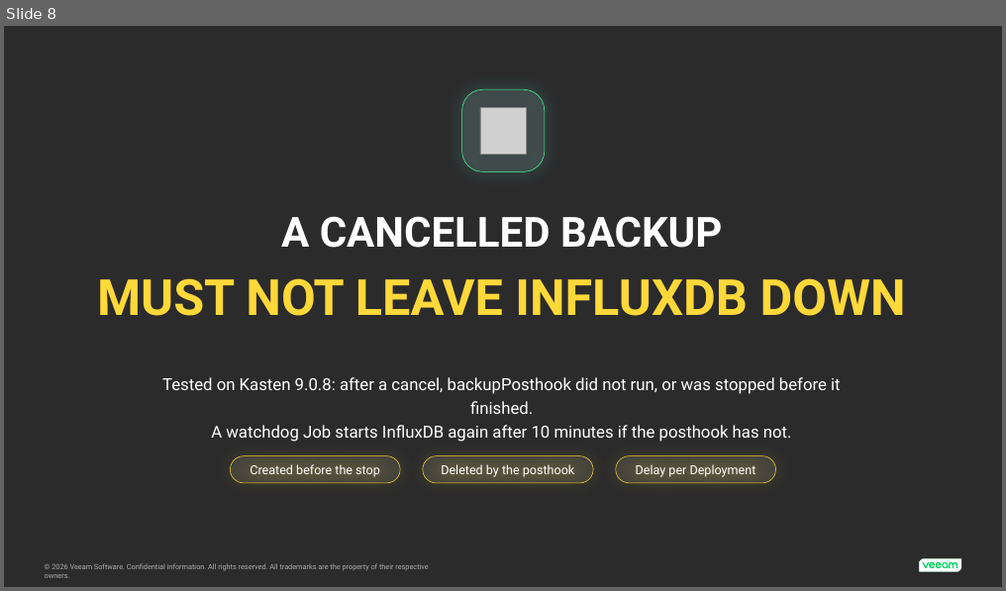
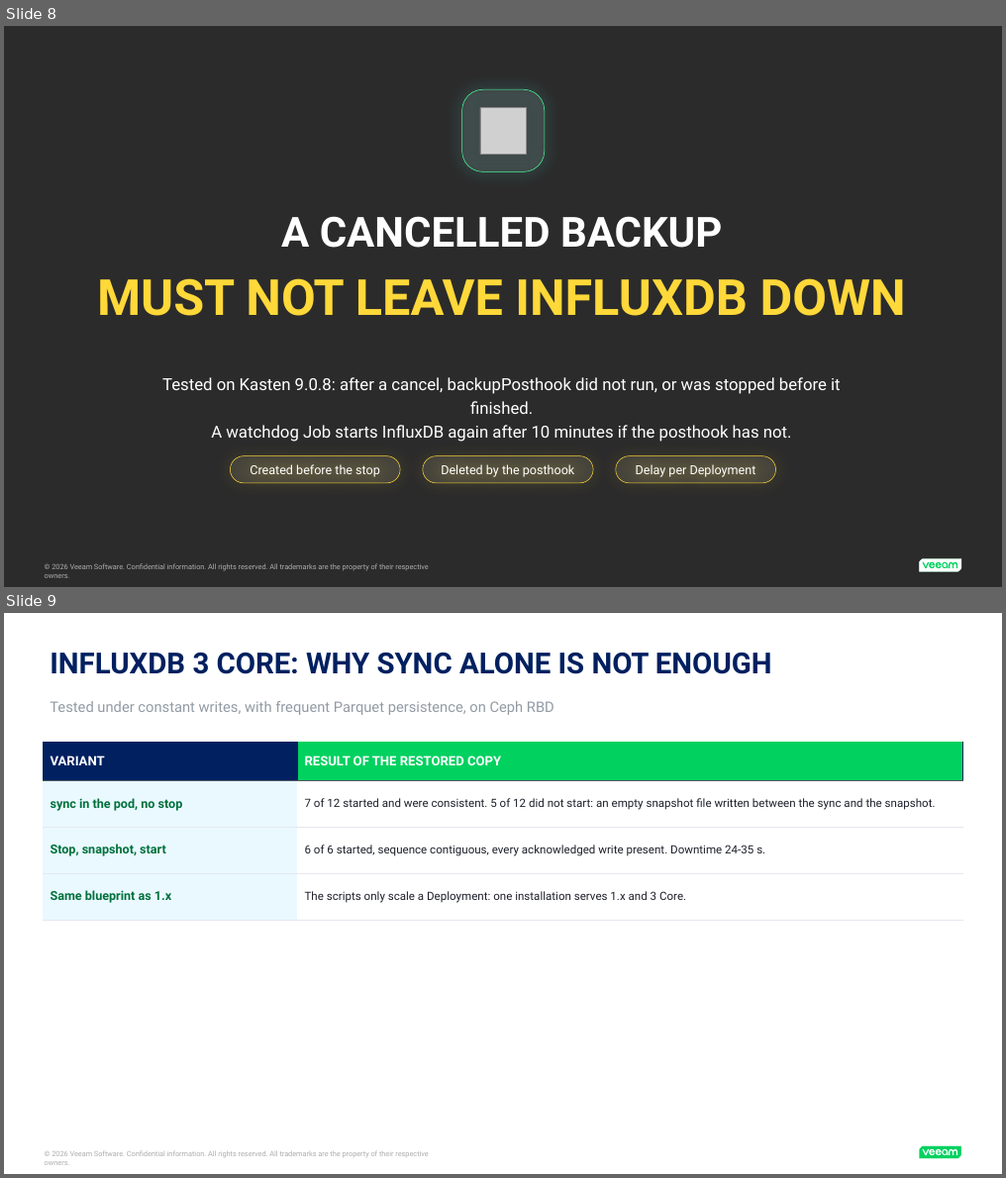
Before and after one commit to MichaelCade/blueprint-ai, a slide deck: influxdb-simple-example/influxdb-simple.pptx. Shown one above the other, each under a label of ours: slide 8 before the commit, slides 8 and 9 after it. The pictures are 1006x591 and 1006x1178 pixels, drawn with LibreOffice and Linux fonts; fonts in the diff are those of the drawing; grey boxes stand for pictures; background and template pictures are left out; a plain dark background stands for a picture behind light text. Boxes give left, top, right and bottom in pixels: in the first picture for what was removed or moved away, otherwise in the second. Text is boxed around its words. In the diff, an @@ line names an element or a change of style, - is before the commit and + after.

```diff
--- a/influxdb-simple-example/influxdb-simple.pptx
+++ b/influxdb-simple-example/influxdb-simple.pptx
@@ slide 9 added at box(4, 613, 1002, 1174), background #FFFFFF; not listed: 8 template elements that a slide beside it also shows @@
@@ text added at box(50, 652, 772, 674), 28 pt, text #002060, bold @@
+INFLUXDB 3 CORE: WHY SYNC ALONE IS NOT ENOUGH
@@ text added at box(50, 701, 554, 715), 14 pt, text #929BA5 @@
+Tested under constant writes, with frequent Parquet persistence, on Ceph RBD
@@ table added at box(43, 742, 963, 920), 4 rows, 2 columns @@
+VARIANT | RESULT OF THE RESTORED COPY
+sync in the pod, no stop | 7 of 12 started and were consistent. 5 of 12 did not start: an empty snapshot file written between the sync and the snapshot.
+Stop, snapshot, start | 6 of 6 started, sequence contiguous, every acknowledged write present. Downtime 24-35 s.
+Same blueprint as 1.x | The scripts only scale a Deployment: one installation serves 1.x and 3 Core.
@@ rectangle added at box(36, 1137, 462, 1174), fill #FFFFFF @@
```
Also in this commit, not shown: 5 slides changed, 16 other files.
